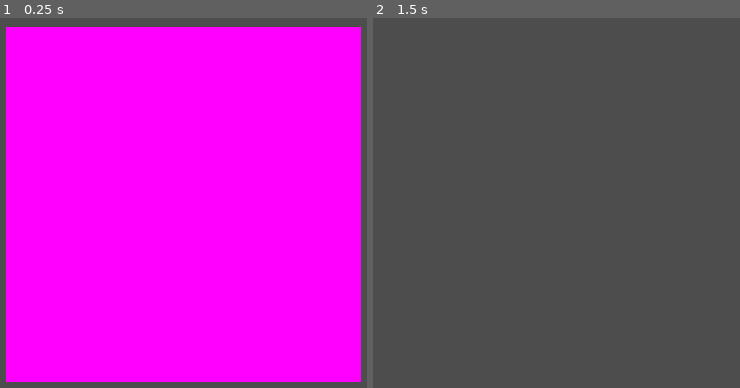
Above: before the commit, frames 1-2 (left to right).
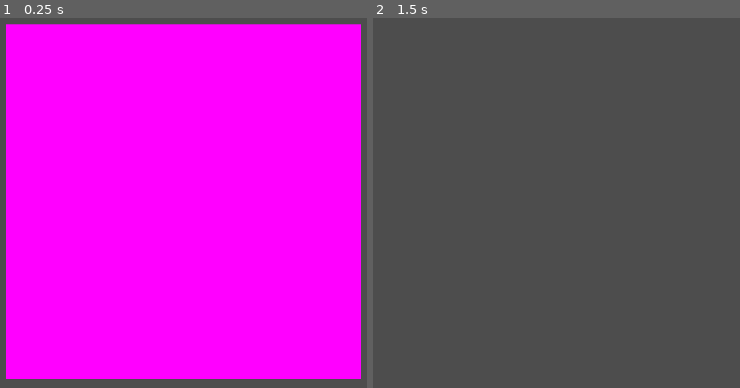
Above: after the commit, the same moments.

Repository: FatalUserK/Mascot-Parody
Game: Godot game, scene res://Scenes/Subscenes/DragPreview.tscn
Two runs of this game, one before a commit and one after it. Both use one fixed random seed, a clock stepped at 60 frames per second and the inputs below. This scene is started directly instead of the project's main scene.
Inputs (mouse positions are in pixels of both pictures, inside the frame that each line leads up to):
- Up to frame 1 (0.25 s): no input
- Up to frame 2 (1.5 s): tap Enter at 0.5 s; move the mouse to (732, 180) at 0.52 s; click (732, 180) at 0.6 s; tap Space at 1.25 s; drag from (395, 225) to (516, 295) at 1.27 s

The runs differ from the first frame. In frame 1, 1.6% of the frame differs, in the area x 1-99%, y 1-99%; in frame 2, nothing differs.

Commit message:
was gonna do more, but **Nigel.** told me i should just work on a new project
gonna probs do a funny experimental remake of the 20 Levels game from my last gamejam

Diff:
--- a/Scenes/Subscenes/scripts/DragPreview.gd
+++ b/Scenes/Subscenes/scripts/DragPreview.gd
@@ -14,7 +14,7 @@
 
 # Called every frame. 'delta' is the elapsed time since the previous frame.
 func _process(delta):
-	global_position = get_global_mouse_position()
+	global_position = snapped(get_global_mouse_position(),Vector2(16, 16))
 
 
 
Not shown, added: mystic pink draggeable.xcf
